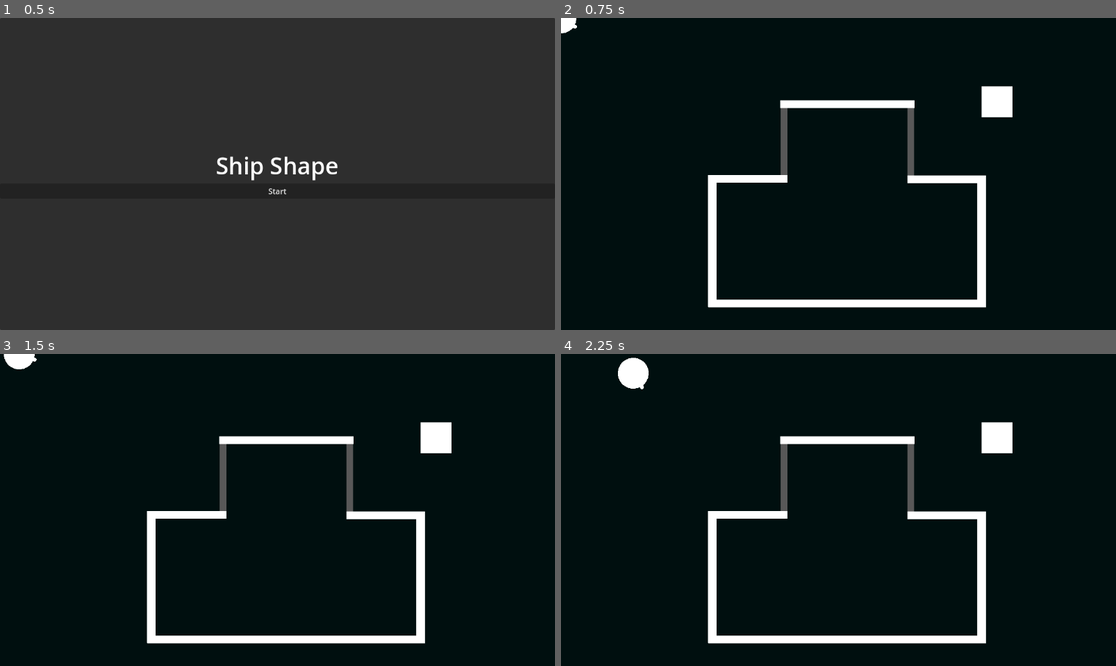
Above: before the commit, frames 1-4 (two rows, left to right).
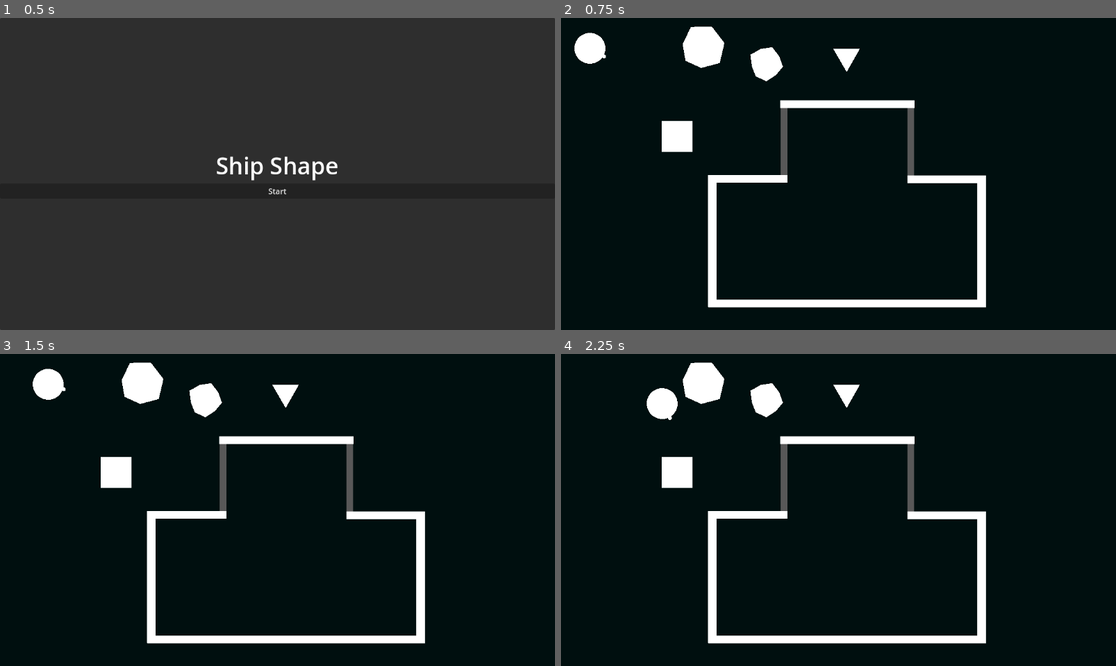
Above: after the commit, the same moments.

Repository: Burger-Bois/ld58
Game: Godot game, scene res://src/main.tscn
Two runs of this game, one before a commit and one after it. Both use one fixed random seed, a clock stepped at 60 frames per second and the inputs below.
Inputs (mouse positions are in pixels of both pictures, inside the frame that each line leads up to):
- Up to frame 1 (0.5 s): no input
- Up to frame 2 (0.75 s): click "Start" at 0.5 s
- Up to frame 3 (1.5 s): tap Enter at 1.25 s; move the mouse to (399, 494) at 1.27 s; hold D (player_move_right) from 1.28 s (still down); click (399, 494) at 1.35 s
- Up to frame 4 (2.25 s): move the mouse to (727, 525) at 2.02 s; release D (player_move_right) at 2.03 s; hold S (player_move_down) from 2.03 s (still down); click (727, 525) at 2.1 s

Frame 1 is identical in both runs. In frame 2, 3.1% of the frame differs, in the area x 0-82%, y 0-43%; in frame 3, 3.2%; in frame 4, 3.5%, in the area x 10-82%, y 1-43%.

Commit message:
added random shape generation

Diff:
--- /dev/null
+++ b/src/randomObject/randomObject.tscn
@@ -0,0 +1,8 @@
+[gd_scene load_steps=2 format=3 uid="uid://di3ankhvi8xyx"]
+
+[ext_resource type="Script" uid="uid://b4wea4qdodjxy" path="res://src/randomObject/random_object.gd" id="1_x5634"]
+
+[node name="RandomObject" type="RigidBody2D"]
+collision_layer = 4
+collision_mask = 3
+script = ExtResource("1_x5634")
--- /dev/null
+++ b/src/randomObject/random_object.gd
@@ -0,0 +1,21 @@
+extends RigidBody2D
+
+func _init() -> void:
+
+	var random_points = create_deformed_polygon(randf_range(3,10), randf_range(20,60))
+	var polygon = Polygon2D.new()
+	var collision = CollisionPolygon2D.new()
+	polygon.set_polygon(random_points)
+	collision.set_polygon(random_points)
+	add_child(polygon)
+	add_child(collision)
+
+
+func create_deformed_polygon(vertex_count : int, radius : float) -> PackedVector2Array:
+	var points : PackedVector2Array = []
+	var angle_increment : float = TAU / vertex_count
+	for i in vertex_count:
+		var point : Vector2 = Vector2(radius * sin(angle_increment * i), radius * cos(angle_increment * i))
+		point += point.direction_to(Vector2.ZERO) * radius * 0.25 * randf()
+		points.append(point)
+	return points
--- a/src/stage/stage.tscn
+++ b/src/stage/stage.tscn
@@ -1,7 +1,8 @@
-[gd_scene load_steps=19 format=3 uid="uid://ctgo8mssfywbo"]
+[gd_scene load_steps=20 format=3 uid="uid://ctgo8mssfywbo"]
 
 [ext_resource type="PackedScene" uid="uid://i241o52relhs" path="res://src/player/player.tscn" id="1_dnqew"]
 [ext_resource type="PackedScene" uid="uid://dwsljw5cg21qt" path="res://src/object/object.tscn" id="2_60fcs"]
+[ext_resource type="PackedScene" uid="uid://di3ankhvi8xyx" path="res://src/randomObject/randomObject.tscn" id="3_78rax"]
 
 [sub_resource type="QuadMesh" id="QuadMesh_dnqew"]
 
@@ -46,6 +47,7 @@
 [node name="Stage" type="Node2D"]
 
 [node name="Player" parent="." instance=ExtResource("1_dnqew")]
+position = Vector2(60, 63)
 
 [node name="Background" type="Polygon2D" parent="."]
 z_index = -10
@@ -104,7 +106,7 @@
 shape = SubResource("RectangleShape2D_y8ixn")
 metadata/_edit_lock_ = true
 
-[node name="WallRight2" type="MeshInstance2D" parent="Ship/Walls"]
+[node name="WallLeft2" type="MeshInstance2D" parent="Ship/Walls"]
 clip_children = 2
 position = Vector2(-204.72652, -259.31583)
 rotation = -3.1415925
@@ -112,34 +114,34 @@
 mesh = SubResource("QuadMesh_78rax")
 metadata/_edit_lock_ = true
 
-[node name="WallRightHitbox2" type="CollisionShape2D" parent="Ship/Walls"]
+[node name="WallLeft2Hitbox" type="CollisionShape2D" parent="Ship/Walls"]
 material = SubResource("CanvasItemMaterial_60fcs")
 position = Vector2(-204.45313, -259)
 scale = Vector2(1, 1.0000001)
 shape = SubResource("RectangleShape2D_j58fr")
 metadata/_edit_lock_ = true
 
-[node name="WallRight3" type="MeshInstance2D" parent="Ship/Walls"]
+[node name="WallRight2" type="MeshInstance2D" parent="Ship/Walls"]
 clip_children = 2
 position = Vector2(207.02977, -258)
 rotation = -3.1415925
 scale = Vector2(161.83585, 15.846359)
 mesh = SubResource("QuadMesh_78rax")
 
-[node name="WallRightHitbox3" type="CollisionShape2D" parent="Ship/Walls"]
+[node name="WallRight2Hitbox" type="CollisionShape2D" parent="Ship/Walls"]
 material = SubResource("CanvasItemMaterial_60fcs")
 position = Vector2(207.22656, -258)
 scale = Vector2(1, 1.0000001)
 shape = SubResource("RectangleShape2D_804oe")
 
-[node name="WallRight4" type="MeshInstance2D" parent="Ship/Walls"]
+[node name="WallTop" type="MeshInstance2D" parent="Ship/Walls"]
 clip_children = 2
 position = Vector2(1.3467433, -414)
 rotation = -3.1415925
 scale = Vector2(279.19385, 15.846359)
 mesh = SubResource("QuadMesh_pvnpy")
 
-[node name="WallRightHitbox4" type="CollisionShape2D" parent="Ship/Walls"]
+[node name="WallTopHitbox" type="CollisionShape2D" parent="Ship/Walls"]
 material = SubResource("CanvasItemMaterial_60fcs")
 position = Vector2(1.3125, -414)
 scale = Vector2(1, 1.0000001)
@@ -176,9 +178,16 @@
 position = Vector2(726, 257)
 scale = Vector2(1, 1.0000001)
 shape = SubResource("RectangleShape2D_s633r")
-one_way_collision = true
 one_way_collision_margin = 12.1
 
 [node name="Object" parent="." instance=ExtResource("2_60fcs")]
-position = Vector2(905, 174)
-collision_mask = 11
+position = Vector2(241, 246)
+
+[node name="RandomObject" parent="." instance=ExtResource("3_78rax")]
+position = Vector2(291, 63)
+
+[node name="RandomObject2" parent="." instance=ExtResource("3_78rax")]
+position = Vector2(593, 80)
+
+[node name="RandomObject" parent="RandomObject2" instance=ExtResource("3_78rax")]
+position = Vector2(-167, 15)
Not shown, added: src/randomObject/random_object.gd.uid
